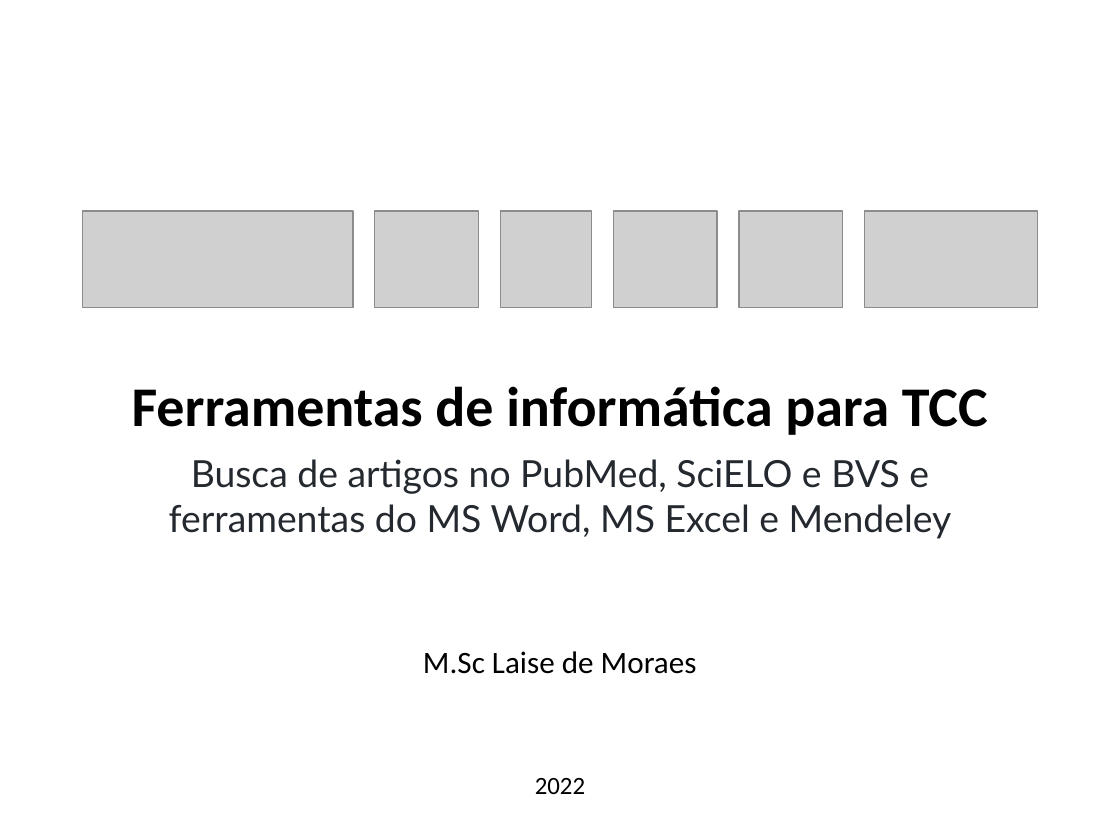
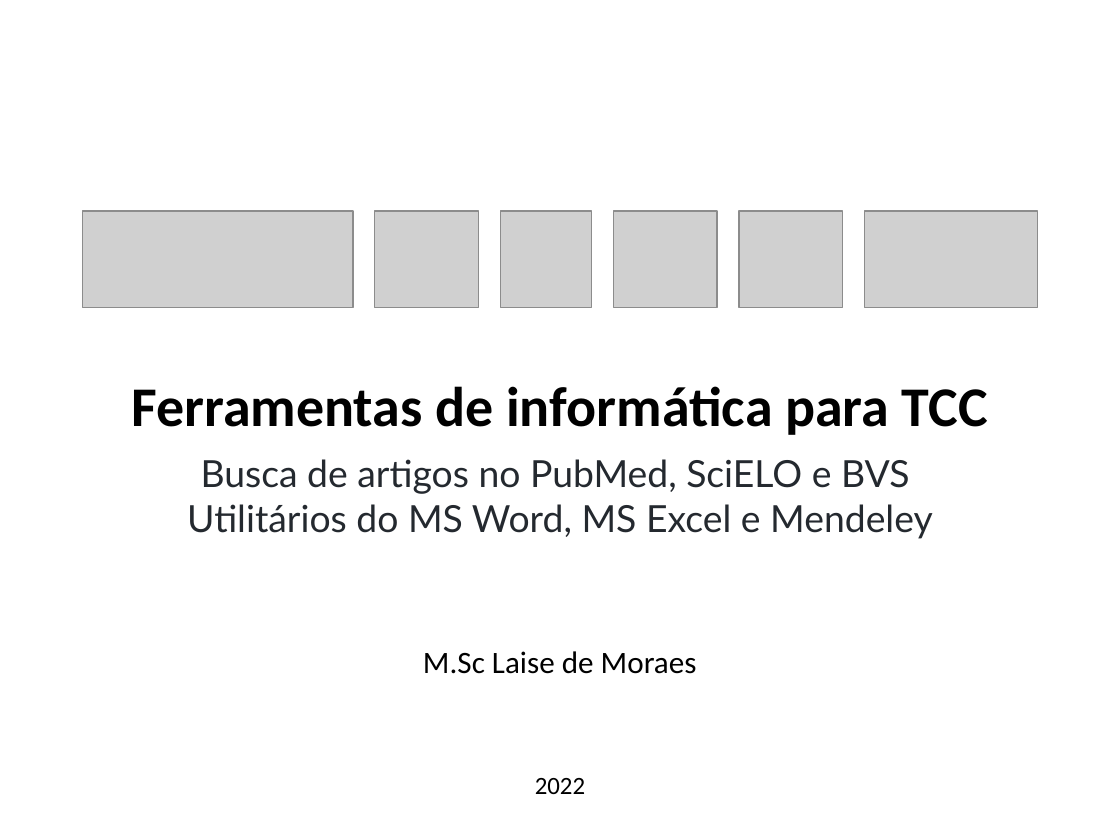
Before and after one commit to lpmor22/docs, a slide deck: slide 1 of slides/informatica_tcc.pptx. Drawn at 1120x840 pixels with LibreOffice and Linux fonts; fonts in the diff are those of the drawing; grey boxes stand for pictures. Boxes give left, top, right and bottom in pixels: in the first picture for what was removed or moved away, otherwise in the second. Text is boxed around its words. In the diff, an @@ line names an element or a change of style, - is before the commit and + after.

```diff
--- a/slides/informatica_tcc.pptx
+++ b/slides/informatica_tcc.pptx
@@ text at box(187, 459, 933, 539): text changed @@
-Busca de artigos no PubMed, SciELO e BVS e ferramentas do MS Word, MS Excel e Mendeley
+Busca de artigos no PubMed, SciELO e BVS
+Utilitários do MS Word, MS Excel e Mendeley
```
Also in this commit, not shown: 3 other slides changed, 1 slide added, 1 slide removed.
